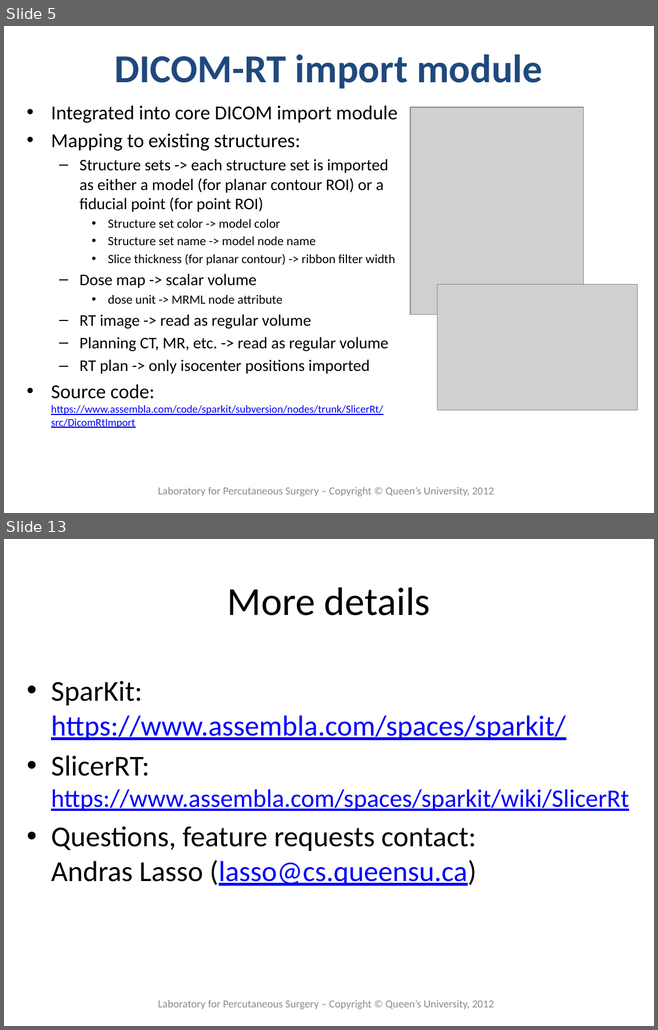
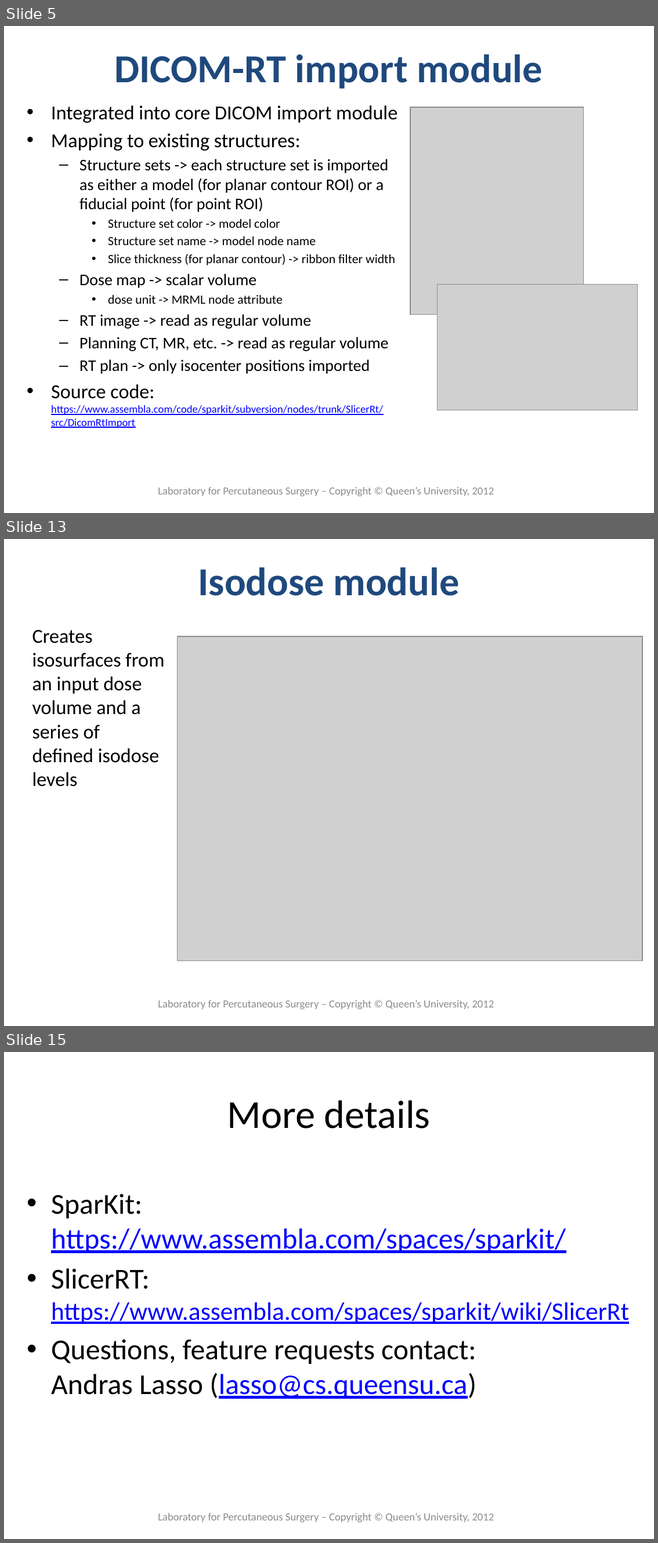
Before and after one commit to SlicerRt/SlicerRtDoc, a slide deck: overview/SlicerRtOverview.pptx. Shown one above the other, each under a label of ours: slides 5 and 13 before the commit, slides 5, 13 and 15 after it; the slides between them are not shown. The pictures are 658x1030 and 658x1543 pixels, drawn with LibreOffice and Linux fonts; fonts in the diff are those of the drawing; grey boxes stand for pictures; background and template pictures are left out. Boxes give left, top, right and bottom in pixels: in the first picture for what was removed or moved away, otherwise in the second. Text is boxed around its words. In the diff, an @@ line names an element or a change of style, - is before the commit and + after.

Commit message:
Updated presentation (new modules and screenshots)

```diff
--- a/overview/SlicerRtOverview.pptx
+++ b/overview/SlicerRtOverview.pptx
@@ slide 13 added at bbox=[4, 539, 654, 1026], background #FFFFFF @@
@@ title added at bbox=[198, 567, 459, 596], 44 pt, text #1F497D, bold @@
+Isodose module
@@ text added at bbox=[32, 629, 164, 787], 22 pt, text #000000 @@
+Creates isosurfaces from an input dose volume and a series of defined isodose levels
@@ picture added at bbox=[177, 636, 643, 961] @@
@@ text added at bbox=[158, 1000, 494, 1009], 12 pt, text #8C8C8C @@
+Laboratory for Percutaneous Surgery – Copyright © Queen’s University, 2012
@@ what was slide 13 is now slide 15 @@
```
Also in this commit, not shown: 7 slides changed, 1 other slide added.
